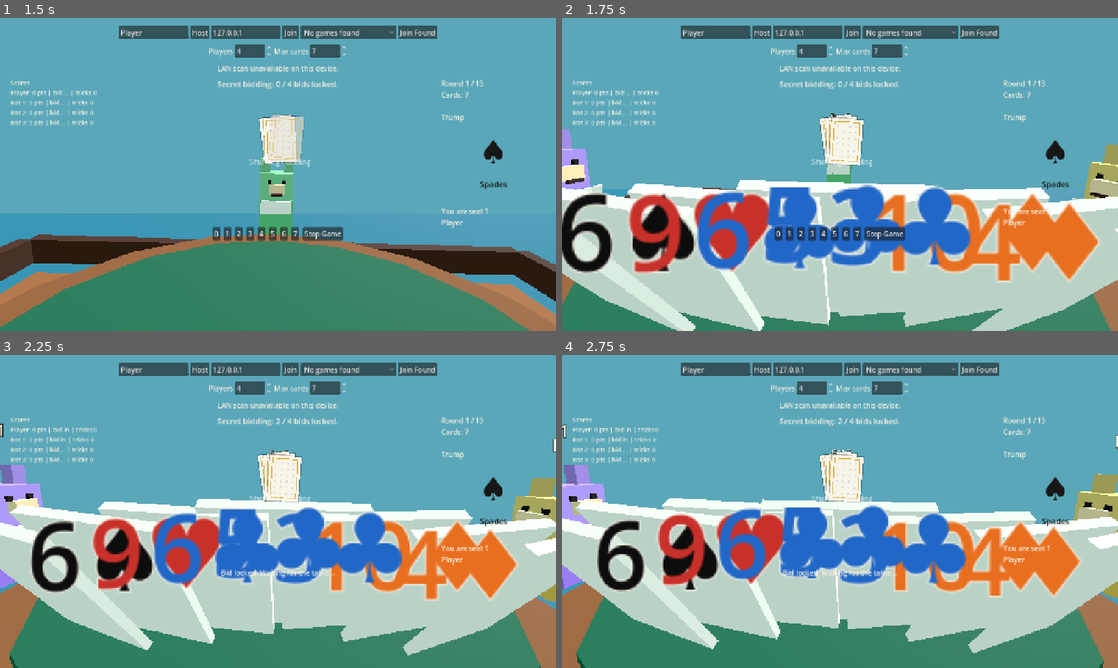
Above: before the commit, frames 1-4 (two rows, left to right).
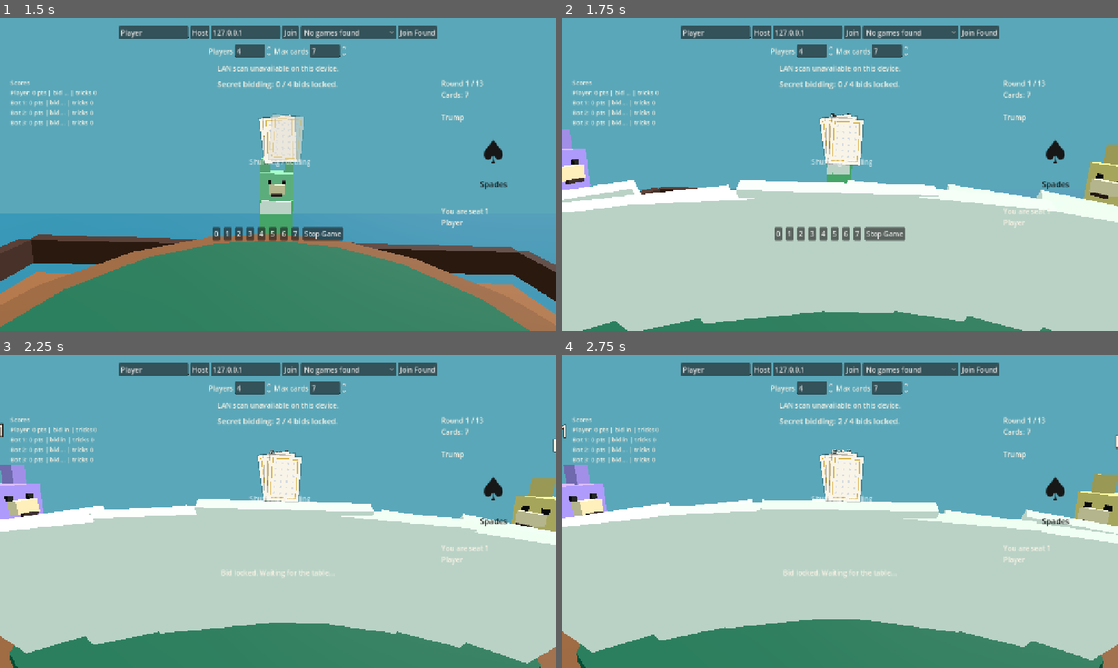
Above: after the commit, the same moments.

Repository: JordanOakFox/oh-hell-godot
Game: Godot game, scene res://scenes/main.tscn
The game is run twice, just before and just after one commit, with the same random seed, the same clock (stepped at 60 frames per second) and the same inputs.
Inputs:
- Up to frame 1 (1.5 s): click "Ready" at 0.5 s; click "Start Game" at 1.25 s
- Up to frame 2 (1.75 s): no input
- Up to frame 3 (2.25 s): click "0" at 2 s
- Up to frame 4 (2.75 s): no input

Frame 1 is identical in both runs. In frame 2, 25% of the frame differs, in the area x 0-100%, y 51-100%; in frame 3, 24%; in frame 4, 24%.

Commit message:
Map 3D card labels onto cards

Diff:
--- a/scripts/table_view_3d.gd
+++ b/scripts/table_view_3d.gd
@@ -407,7 +407,7 @@
 		var card_node := _make_readable_card(card, 1.15)
 		card_node.name = "HandCard%d" % i
 		card_node.position = center + side * offset * 0.22 + Vector3(0, -absf(offset) * 0.012, 0)
-		card_node.rotation_degrees = Vector3(-58.0, natural_yaw + offset * 4.0, offset * 2.5)
+		card_node.rotation_degrees = Vector3(-58.0, natural_yaw - offset * 3.0, -offset * 5.0)
 		hand_root.add_child(card_node)
 
 func _animate_waves() -> void:
@@ -462,7 +462,7 @@
 			continue
 		var offset := float(i) - float(count - 1) * 0.5
 		card.position = center + side * offset * 0.22 + Vector3(0, sin(time * 2.0 + float(i)) * 0.012 - absf(offset) * 0.012, 0)
-		card.rotation_degrees = Vector3(-58.0 + sin(time * 1.5 + float(i)) * 1.5, natural_yaw + offset * 4.0, offset * 2.5)
+		card.rotation_degrees = Vector3(-58.0 + sin(time * 1.5 + float(i)) * 1.5, natural_yaw - offset * 3.0, -offset * 5.0)
 
 func _update_camera() -> void:
 	if not camera:
@@ -504,13 +504,15 @@
 	var rank := int(card.get("rank", 0))
 	var label := Label3D.new()
 	label.text = "%s%s" % [RANK_NAMES.get(rank, str(rank)), SUIT_SYMBOLS.get(suit, suit)]
-	label.font_size = 56
+	label.font_size = 42
+	label.pixel_size = 0.006
 	label.modulate = SUIT_COLORS.get(suit, Color("#111111"))
-	label.outline_size = 3
+	label.outline_size = 1
 	label.outline_modulate = Color("#f9f4e8")
-	label.billboard = BaseMaterial3D.BILLBOARD_ENABLED
-	label.no_depth_test = true
-	label.position = Vector3(0, 0.12, 0)
+	label.billboard = BaseMaterial3D.BILLBOARD_DISABLED
+	label.no_depth_test = false
+	label.position = Vector3(0, 0.028, -0.03)
+	label.rotation_degrees = Vector3(-90, 0, 0)
 	root.add_child(label)
 	return root
 
